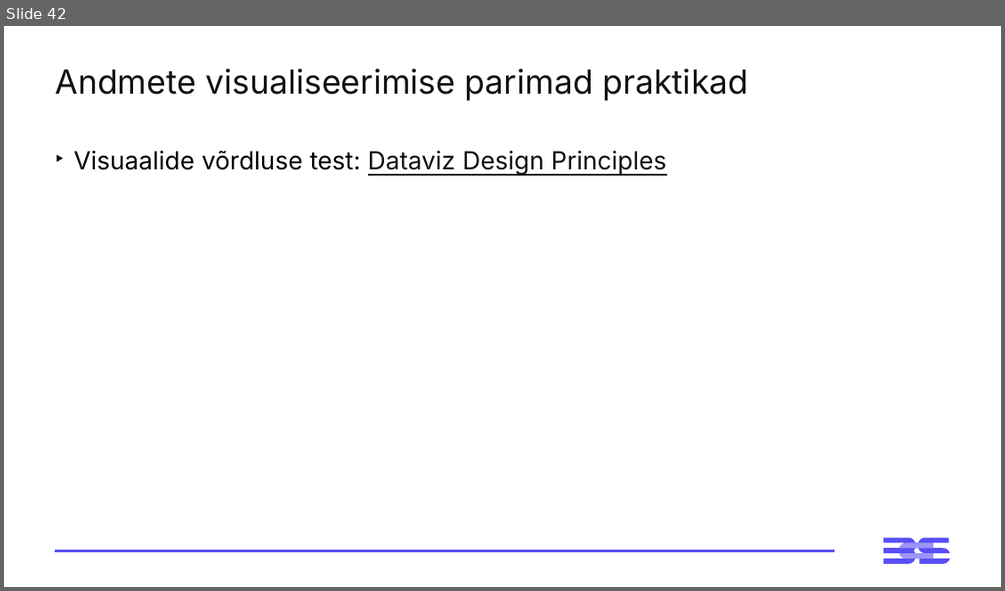
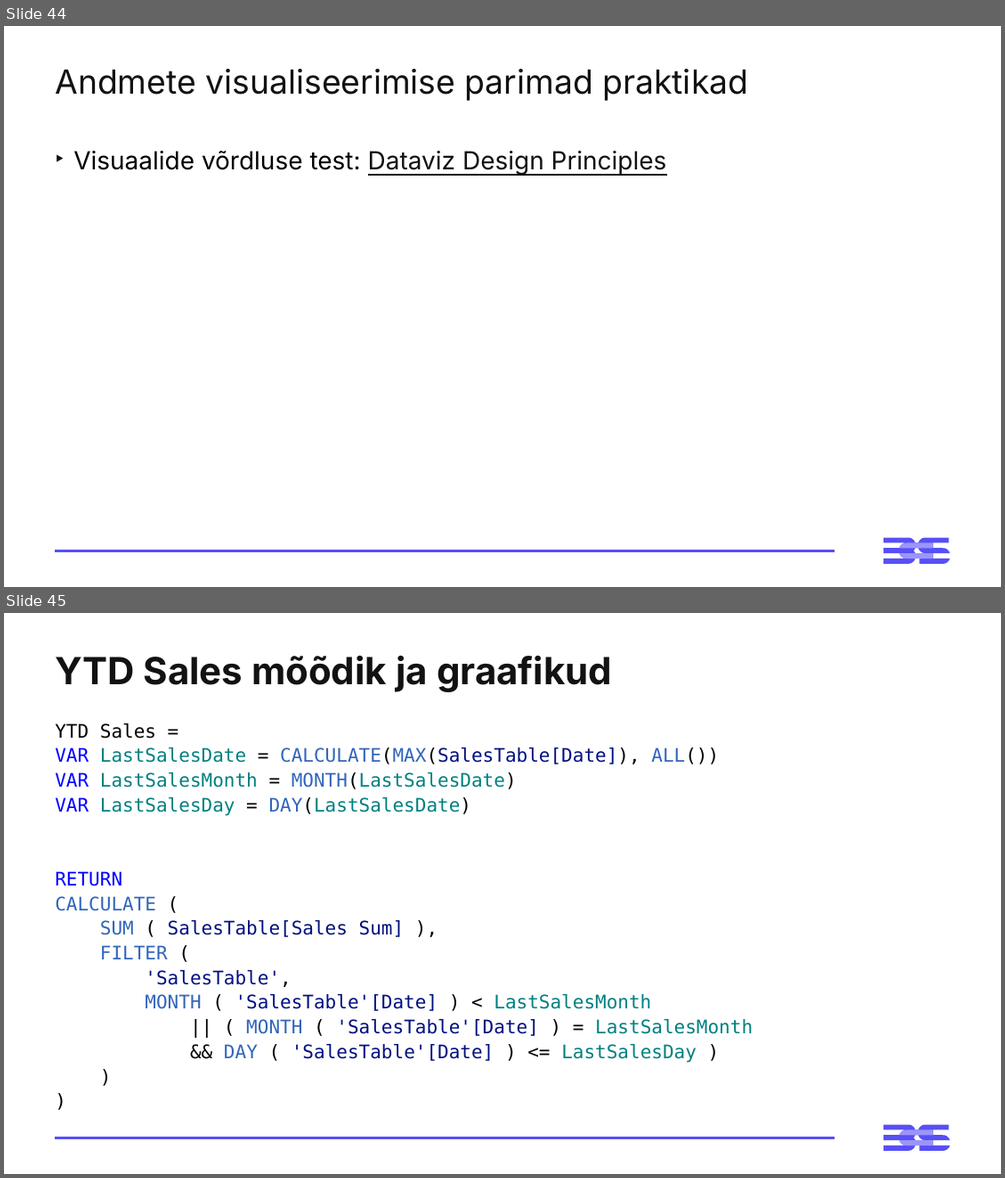
Before and after one commit to emilieabel/andmetarkus, a slide deck: Materjalid/Day3 M Visuaalid Andmelugu/3-paev-andmetarkus-esitlus.pptx. Shown one above the other, each under a label of ours: slide 42 before the commit, slides 44 and 45 after it. The pictures are 1005x591 and 1005x1178 pixels, drawn with LibreOffice and Linux fonts; fonts in the diff are those of the drawing. Boxes give left, top, right and bottom in pixels: in the first picture for what was removed or moved away, otherwise in the second. Text is boxed around its words. In the diff, an @@ line names an element or a change of style, - is before the commit and + after.

```diff
--- a/Materjalid/Day3 M Visuaalid Andmelugu/3-paev-andmetarkus-esitlus.pptx
+++ b/Materjalid/Day3 M Visuaalid Andmelugu/3-paev-andmetarkus-esitlus.pptx
@@ slide 45 added at (4, 613, 1001, 1174), background #FFFFFF; not listed: 3 template elements that a slide beside it also shows @@
@@ title added at (55, 655, 612, 692), 36 pt, text #121212, bold @@
+YTD Sales mõõdik ja graafikud
@@ text added at (55, 723, 752, 1062), 18 pt, text #008080 @@
+YTD Sales =
+VAR LastSalesDate = CALCULATE(MAX(SalesTable[Date]), ALL())
+VAR LastSalesMonth = MONTH(LastSalesDate)
+VAR LastSalesDay = DAY(LastSalesDate)
+RETURN
+CALCULATE (
+SUM ( SalesTable[Sales Sum] ),
+FILTER (
+'SalesTable',
+MONTH ( 'SalesTable'[Date] ) < LastSalesMonth
+|| ( MONTH ( 'SalesTable'[Date] ) = LastSalesMonth
+&& DAY ( 'SalesTable'[Date] ) <= LastSalesDay )
+)
+)
@@ what was slide 42 is now slide 44 @@
```
Also in this commit, not shown: 8 slides changed, 3 other slides added, 5 other files.
